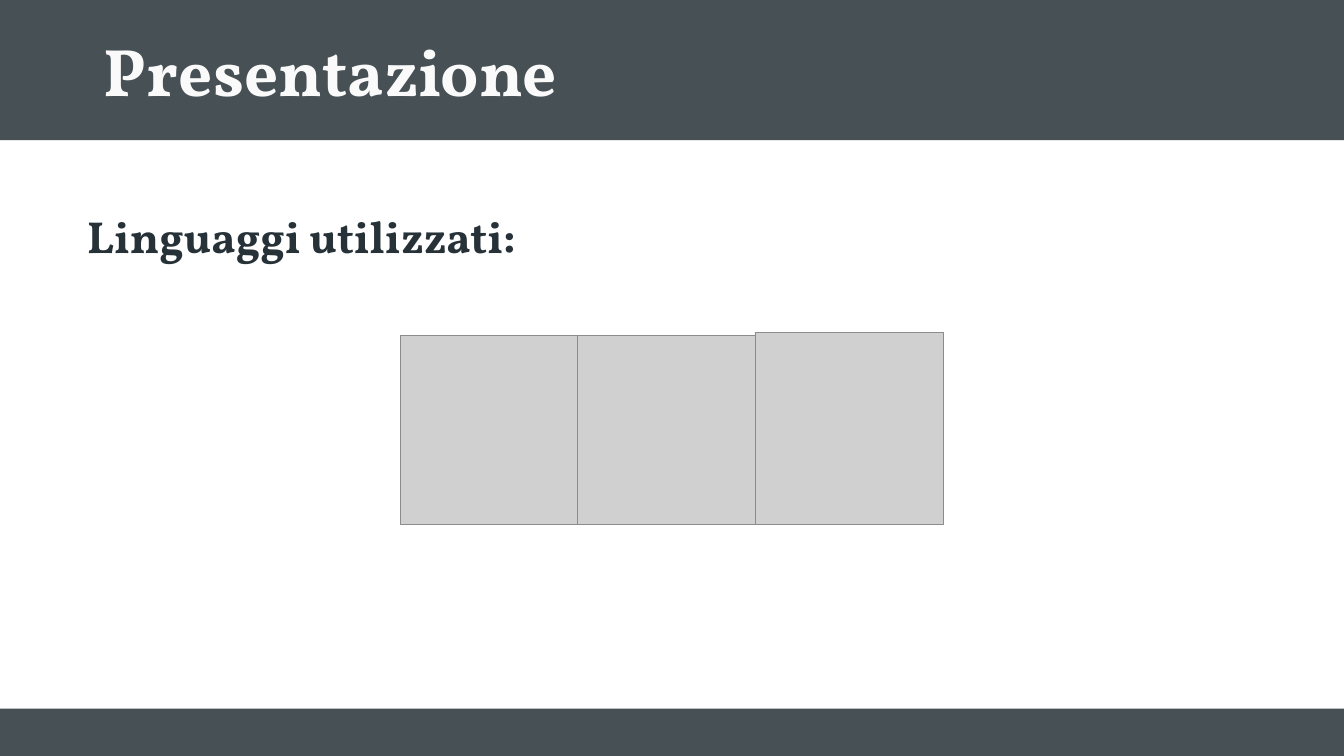
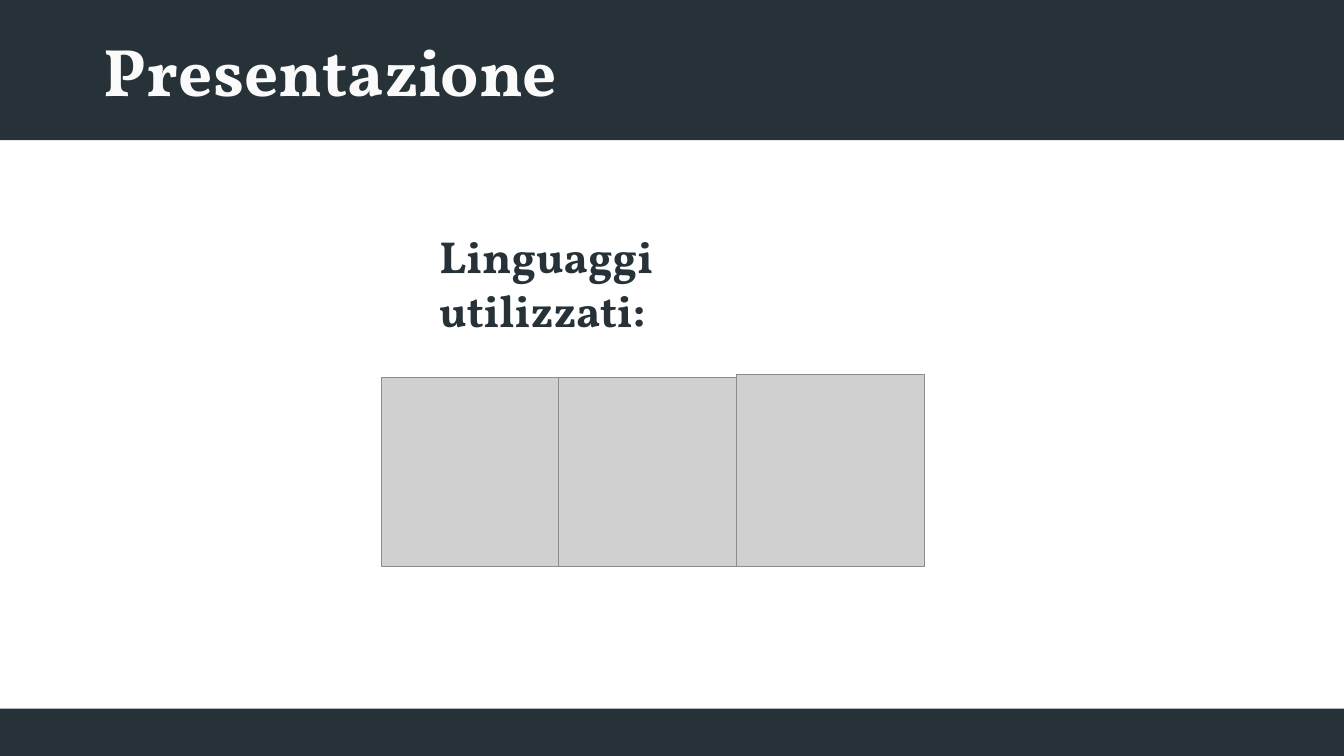
Before and after one commit to giovannipacelli2/news, a slide deck: slide 4 of src/assets/presentation/Presentazione_News.pptx. Drawn at 1344x756 pixels with LibreOffice and Linux fonts; fonts in the diff are those of the drawing; grey boxes stand for pictures. Boxes give left, top, right and bottom in pixels: in the first picture for what was removed or moved away, otherwise in the second. Text is boxed around its words. In the diff, an @@ line names an element or a change of style, - is before the commit and + after.

```diff
--- a/src/assets/presentation/Presentazione_News.pptx
+++ b/src/assets/presentation/Presentazione_News.pptx
@@ rectangle at box(0, 0, 1344, 140): fill #263238 at 85% opacity to #263238 @@
@@ text "Linguaggi utilizzati:" rewrapped from box(87, 221, 516, 264) to box(439, 242, 653, 328) @@
@@ 3 pictures: place and size @@
-3 pictures at box(400, 333, 944, 524)
+3 pictures at box(381, 375, 925, 567)
@@ round same rect at box(0, 709, 1344, 756): fill #263238 at 85% opacity to #263238 @@
```
Also in this commit, not shown: 8 other slides changed, 3 slides added, 7 slides removed, 7 other files.
